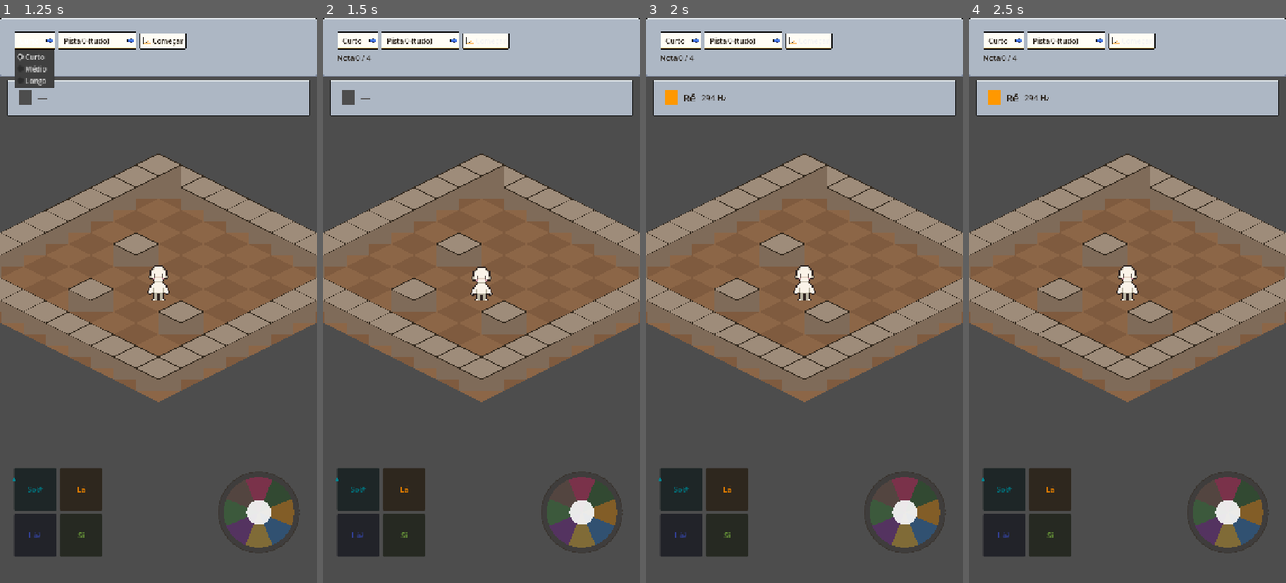
Above: before the commit, frames 1-4 (left to right).
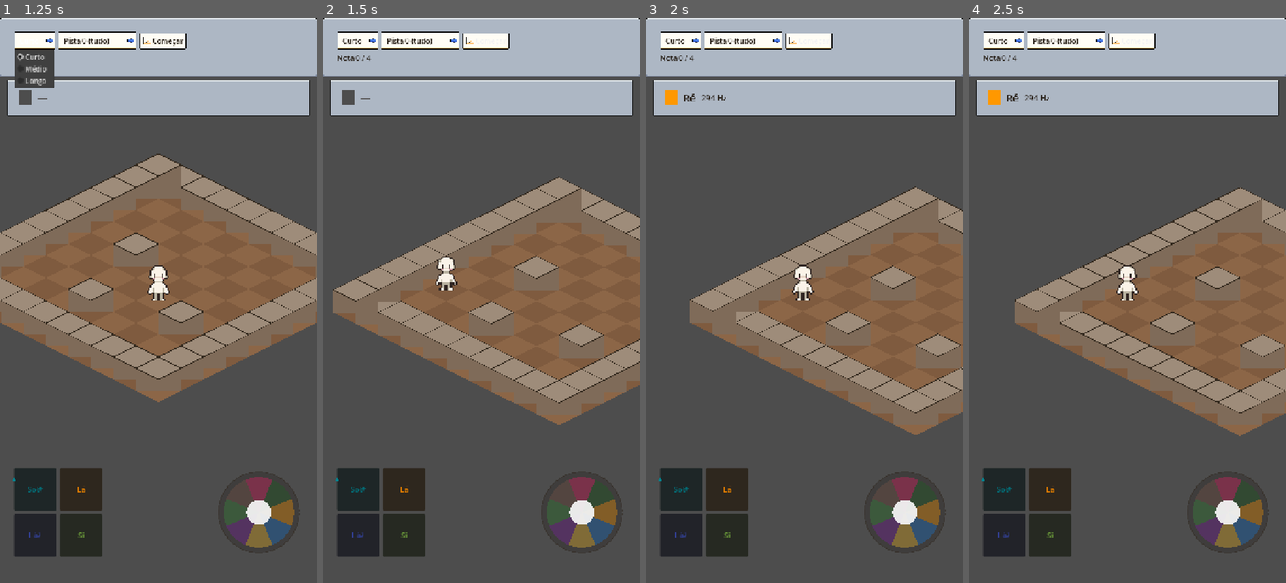
Above: after the commit, the same moments.

Repository: JDaniloC/BlindTuner
Game: Godot game, scene res://scenes/Playground.tscn
Same seed, same stepped clock (60 frames per second), same inputs: the game is played once before the commit and once after it.
Inputs:
- Up to frame 1 (1.25 s): click "Curto" at 0.5 s
- Up to frame 2 (1.5 s): click "Começar" at 1.25 s
- Up to frame 3 (2 s): no input
- Up to frame 4 (2.5 s): click "Começar" at 2 s

Frame 1 is identical in both runs. In frame 2, 24% of the frame differs, in the area x 0-100%, y 24-72%; in frame 3, 28%, in the area x 0-100%, y 24-74%; in frame 4, 28%.

Commit message:
feat(godot): SequencePreset migra start_grid pra MapPreset + map_id FK
SequencePreset perde start_grid (e os helpers target_grid/path_tiles/
crosses_any) e ganha map_id apontando pra MapPresets. Playground lê
start via MapPresets.by_id(preset.map_id).start_grid.

Notes dos presets continuam as antigas neste commit; redesenhadas em
commit posterior para casar com os novos starts/goals dos mapas.

Co-Authored-By: Claude Opus 4.7 <noreply@anthropic.com>

Diff:
--- a/godot/scripts/Playground.gd
+++ b/godot/scripts/Playground.gd
@@ -64,10 +64,11 @@
 	var preset = SequencePresets.by_id(preset_id)
 	if preset == null:
 		return
+	var map = MapPresets.by_id(preset.map_id)
 	CueSettings.set_level(cue_level)
 	_hud.hide_stats()
-	_character.grid_position = preset.start_grid
-	_character.position = _character.grid_to_world(preset.start_grid)
+	_character.grid_position = map.start_grid
+	_character.position = _character.grid_to_world(map.start_grid)
 	_conductor.load_preset(preset)
 	_conductor.start()
 	_hud.set_progress(0, preset.notes.size())
@@ -95,7 +96,8 @@
 func _on_phase_changed(phase: int) -> void:
 	# Ao entrar no REPLAY, reposiciona o personagem no início do preset.
 	if phase == _conductor.Phase.REPLAY:
-		var sg: Vector2i = _conductor._preset.start_grid
+		var preset = _conductor._preset
+		var sg: Vector2i = MapPresets.by_id(preset.map_id).start_grid
 		_character.grid_position = sg
 		_character.position = _character.grid_to_world(sg)
 
--- a/godot/scripts/SequencePreset.gd
+++ b/godot/scripts/SequencePreset.gd
@@ -1,32 +1,9 @@
 extends Resource
 class_name SequencePreset
-## Dados de uma sequência autoral: caminho de notas de movimento até um tile-alvo.
+## Sequência autoral de notas. Start/goal/walls vivem em MapPreset (FK via map_id).
 
 @export var id: String = ""
 @export var label: String = ""
 @export var size_class: String = ""  # "curto" | "medio" | "longo"
-@export var start_grid: Vector2i = Vector2i.ZERO
+@export var map_id: String = ""
 @export var notes: Array[String] = []
-
-## Tile final, derivado caminhando as notas a partir de start_grid.
-func target_grid() -> Vector2i:
-	var g := start_grid
-	for n in notes:
-		g += NoteMapping.direction_for(n)
-	return g
-
-## Lista de tiles visitados (um por nota), na ordem.
-func path_tiles() -> Array:
-	var g := start_grid
-	var tiles: Array = []
-	for n in notes:
-		g += NoteMapping.direction_for(n)
-		tiles.append(g)
-	return tiles
-
-## True se qualquer tile do caminho está num dicionário { Vector2i -> bool } de bloqueados.
-func crosses_any(blocked: Dictionary) -> bool:
-	for t in path_tiles():
-		if blocked.get(t, false):
-			return true
-	return false
--- a/godot/scripts/SequencePresets.gd
+++ b/godot/scripts/SequencePresets.gd
@@ -13,31 +13,23 @@
 ## Os 3 presets do MVP usam id == size_class por coincidência (curto/medio/longo);
 ## os campos têm papéis distintos (id = chave estável; size_class = classificador).
 func _build_all() -> Array:
-	# Caminhos validados manualmente contra paredes (3,4), (7,6), (4,7) e bordas.
-	# Início em (5,5). Direções (novo mapeamento):
-	#   C4(-1,-1) Cs4(0,-1) D4(1,-1) Ds4(1,0) E4(1,1) F4(0,1) Fs4(-1,1) G4(-1,0)
 	return [
-		# curto: (5,5)→(6,4)→(7,3)→(7,4)→(7,5). 4 passos.
-		_make("curto", "Curto", "curto", Vector2i(5, 5),
+		_make("curto", "Curto", "curto", "quarto",
 			["D4", "D4", "F4", "F4"]),
-		# medio: (5,5)→(6,4)→(7,3)→(7,4)→(7,5)→(6,5)→(5,5)→(5,4)→(5,3). 8 passos.
-		_make("medio", "Médio", "medio", Vector2i(5, 5),
+		_make("medio", "Médio", "medio", "banheiro",
 			["D4", "D4", "F4", "F4", "G4", "G4", "Cs4", "Cs4"]),
-		# longo: passeio cobrindo 8 direções, fim em (5,7). 14 passos.
-		# (5,5)→(6,4)→(7,3)→(7,4)→(7,5)→(6,5)→(5,5)→(5,4)→(5,3)→
-		# (6,3)→(7,3)→(8,4)→(7,5)→(6,6)→(5,7).
-		_make("longo", "Longo", "longo", Vector2i(5, 5),
+		_make("longo", "Longo", "longo", "sala",
 			["D4", "D4", "F4", "F4", "G4", "G4", "Cs4", "Cs4",
 			 "Ds4", "Ds4", "E4", "Fs4", "Fs4", "Fs4"]),
 	]
 
 func _make(p_id: String, p_label: String, p_size: String,
-		p_start: Vector2i, p_notes: Array) -> Resource:
+		p_map_id: String, p_notes: Array) -> Resource:
 	var p := Preset.new()
 	p.id = p_id
 	p.label = p_label
 	p.size_class = p_size
-	p.start_grid = p_start
+	p.map_id = p_map_id
 	var typed: Array[String] = []
 	for n in p_notes:
 		typed.append(n)
--- a/godot/tests/test_conductor.gd
+++ b/godot/tests/test_conductor.gd
@@ -6,7 +6,7 @@
 func _preset(notes: Array) -> Resource:
 	var p = Preset.new()
 	p.id = "t"
-	p.start_grid = Vector2i(5, 5)
+	p.map_id = "quarto"
 	var typed: Array[String] = []
 	for n in notes:
 		typed.append(n)
--- a/godot/tests/test_playground_loop.gd
+++ b/godot/tests/test_playground_loop.gd
@@ -132,7 +132,7 @@
 	var Preset := preload("res://scripts/SequencePreset.gd")
 	var preset = Preset.new()
 	preset.id = "tact"
-	preset.start_grid = Vector2i(5, 5)
+	preset.map_id = "quarto"  # start (1,6), 8×8
 	var notes: Array[String] = ["A4"]
 	preset.notes = notes
 	p._conductor.load_preset(preset)
@@ -153,7 +153,7 @@
 	var Preset := preload("res://scripts/SequencePreset.gd")
 	var preset = Preset.new()
 	preset.id = "trep"
-	preset.start_grid = Vector2i(5, 5)
+	preset.map_id = "quarto"  # start (1,6), 8×8
 	var notes: Array[String] = ["A4"]
 	preset.notes = notes
 	p._conductor.load_preset(preset)
--- a/godot/tests/test_sequence_preset.gd
+++ /dev/null
@@ -1,39 +0,0 @@
-extends GutTest
-
-const Preset := preload("res://scripts/SequencePreset.gd")
-
-func _make() -> Preset:
-	var p := Preset.new()
-	p.id = "t"
-	p.label = "T"
-	p.size_class = "curto"
-	p.start_grid = Vector2i(5, 5)
-	var n: Array[String] = ["D4", "D4", "F4", "F4"]  # (1,-1)(1,-1)(0,1)(0,1)
-	p.notes = n
-	return p
-
-func test_target_grid_derived_from_notes():
-	var p = _make()
-	# (5,5)->(6,4)->(7,3)->(7,4)->(7,5)
-	assert_eq(p.target_grid(), Vector2i(7, 5))
-
-func test_path_tiles_lists_every_step():
-	var p = _make()
-	assert_eq(p.path_tiles(), [
-		Vector2i(6, 4), Vector2i(7, 3), Vector2i(7, 4), Vector2i(7, 5)
-	])
-
-func test_crosses_any_true_when_path_hits_blocked():
-	var p = _make()
-	assert_true(p.crosses_any({ Vector2i(7, 3): true }))
-
-func test_crosses_any_false_when_path_clear():
-	var p = _make()
-	assert_false(p.crosses_any({ Vector2i(0, 0): true }))
-
-func test_empty_notes_target_is_start():
-	var p = Preset.new()
-	p.start_grid = Vector2i(2, 2)
-	p.notes = [] as Array[String]
-	assert_eq(p.target_grid(), Vector2i(2, 2))
-	assert_eq(p.path_tiles(), [])
--- a/godot/tests/test_sequence_presets.gd
+++ b/godot/tests/test_sequence_presets.gd
@@ -1,19 +1,4 @@
 extends GutTest
-
-# Espelha Playground.gd _build_room (perímetro 10x10 + obstáculos internos).
-# Duplicado de propósito: ainda não há fonte única; o teste pega drift se Playground mudar.
-func _playground_walls() -> Dictionary:
-	var w := {}
-	for x in range(10):
-		w[Vector2i(x, 0)] = true
-		w[Vector2i(x, 9)] = true
-	for y in range(10):
-		w[Vector2i(0, y)] = true
-		w[Vector2i(9, y)] = true
-	w[Vector2i(3, 4)] = true
-	w[Vector2i(7, 6)] = true
-	w[Vector2i(4, 7)] = true
-	return w
 
 func test_has_three_presets():
 	assert_eq(SequencePresets.ALL.size(), 3)
@@ -30,17 +15,10 @@
 			assert_true(NoteMapping.is_movement_note(n),
 				"%s no preset %s não é nota de movimento" % [n, p.id])
 
-func test_no_preset_crosses_playground_walls():
-	var walls := _playground_walls()
+func test_every_preset_has_resolvable_map():
 	for p in SequencePresets.ALL:
-		assert_false(p.crosses_any(walls),
-			"preset %s cruza parede do Playground" % p.id)
-
-func test_targets_are_inside_room():
-	for p in SequencePresets.ALL:
-		var t = p.target_grid()
-		assert_true(t.x >= 1 and t.x <= 8 and t.y >= 1 and t.y <= 8,
-			"alvo de %s fora da sala: %s" % [p.id, str(t)])
+		assert_not_null(MapPresets.by_id(p.map_id),
+			"preset %s referencia map_id %s inexistente" % [p.id, p.map_id])
 
 func test_by_id_returns_preset_or_null():
 	assert_eq(SequencePresets.by_id("medio").id, "medio")
